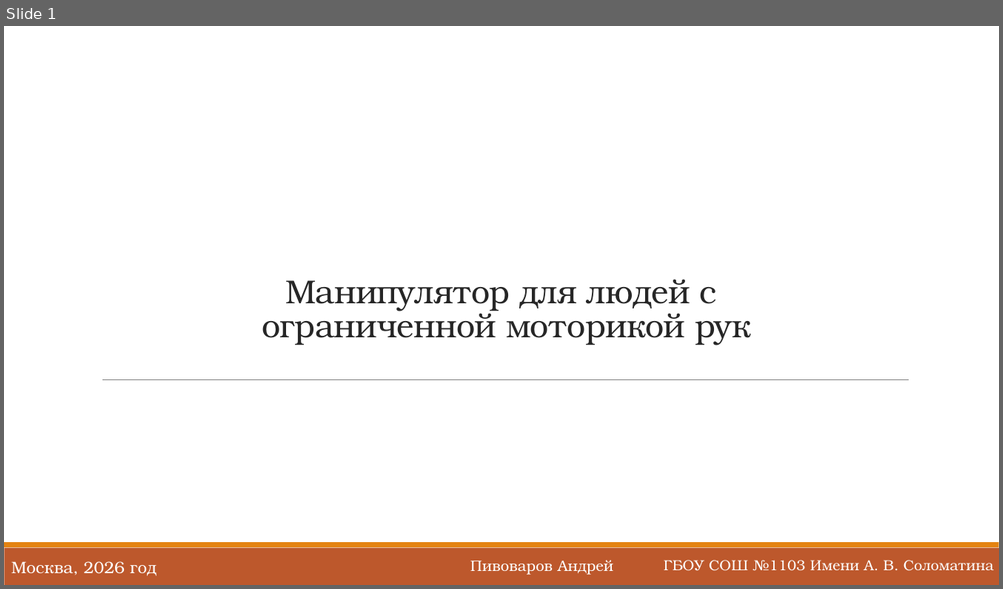
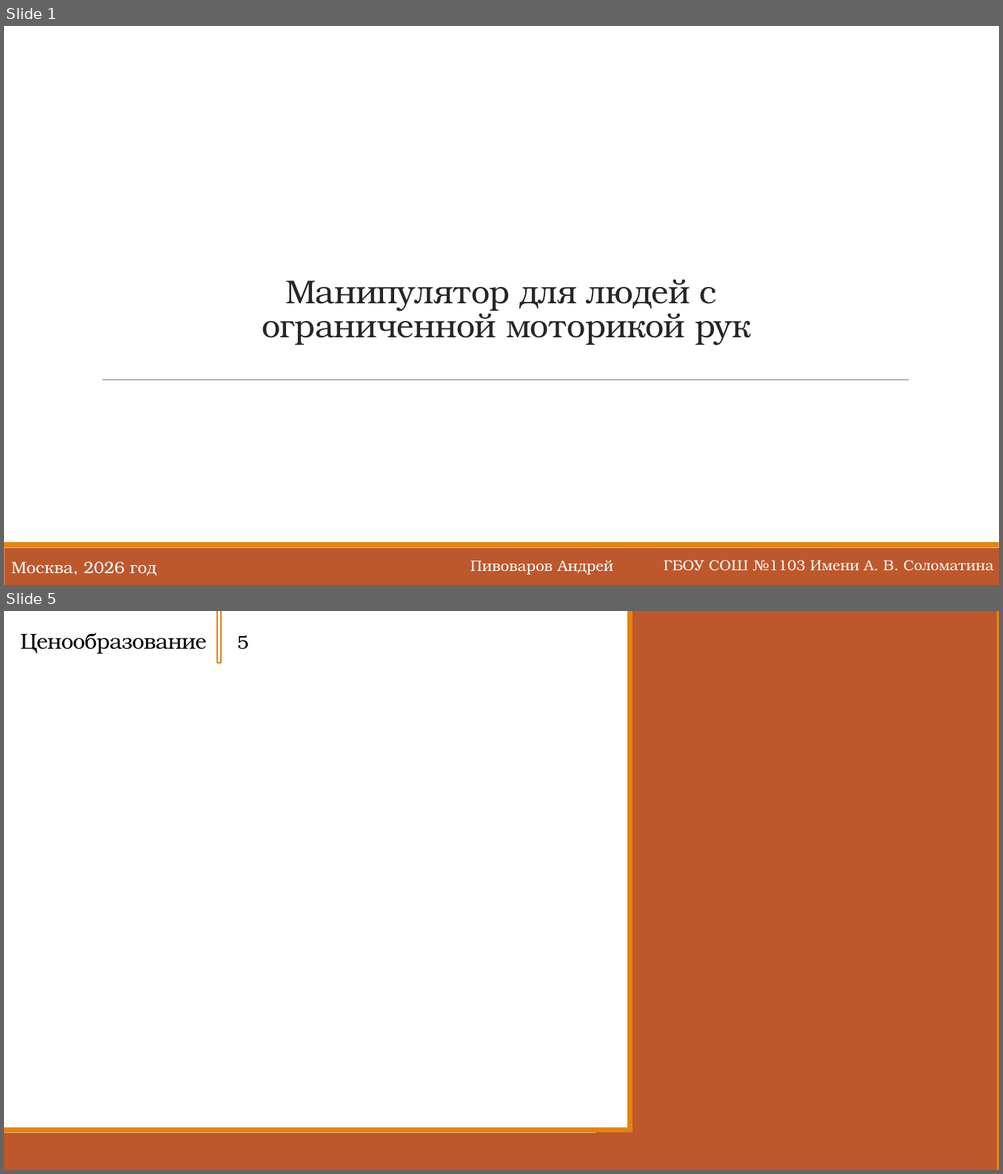
Before and after one commit to Zerocummer/Mmm-Yummers, a slide deck: Мышка для людей с ОВЗ/Документы/Презентация о манипуляторе.pptx. Shown one above the other, each under a label of ours: slide 1 before the commit, slides 1 and 5 after it; the slides between them are not shown. The pictures are 1003x589 and 1003x1174 pixels, drawn with LibreOffice and Linux fonts; fonts in the diff are those of the drawing. Boxes give left, top, right and bottom in pixels: in the first picture for what was removed or moved away, otherwise in the second. Text is boxed around its words. In the diff, an @@ line names an element or a change of style, - is before the commit and + after.

```diff
--- a/Мышка для людей с ОВЗ/Документы/Презентация о манипуляторе.pptx
+++ b/Мышка для людей с ОВЗ/Документы/Презентация о манипуляторе.pptx
@@ slide 5 added at bbox=[4, 611, 999, 1170], background #FFFFFF; not listed: 2 template elements that a slide beside it also shows @@
@@ title added at bbox=[20, 632, 207, 654], 21 pt, text #000000 @@
+Ценообразование
@@ rectangle added at bbox=[217, 611, 221, 664], outline #E48312 1.25 pt @@
@@ rectangle added at bbox=[630, 611, 999, 1170], fill #BD582C, outline #E48312 4.5 pt @@
@@ text added at bbox=[237, 635, 249, 649], 18 pt, text #000000 @@
+5
@@ rectangle added at bbox=[96, 749, 921, 759], fill #FFFFFF @@
@@ rectangle added at bbox=[597, 1134, 674, 1170], fill #BD582C, outline #BD582C 1.25 pt @@
```
Also in this commit, not shown: 1 slide changed, 3 other slides added, 1 slide removed, 7 other files.
